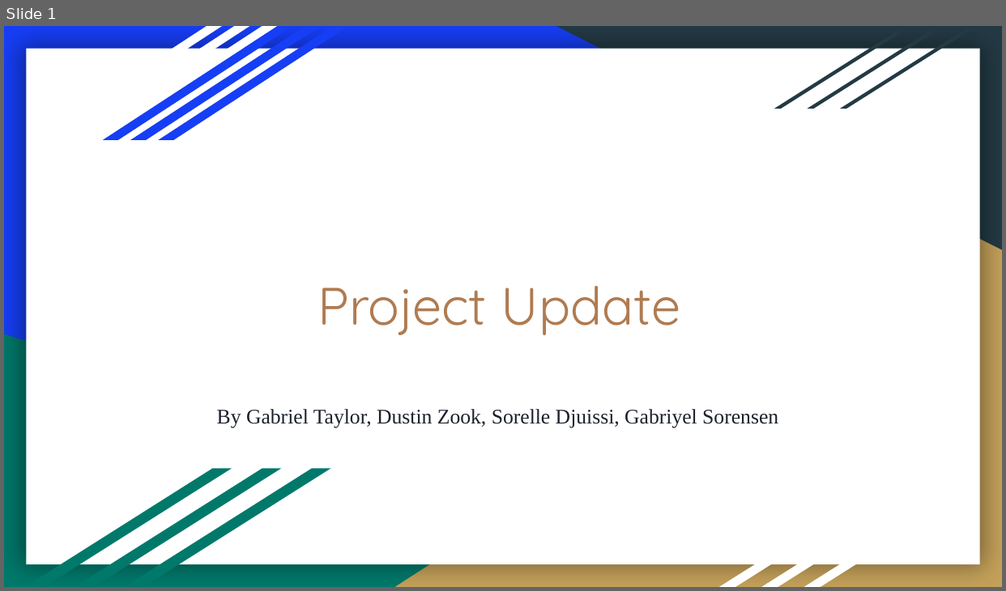
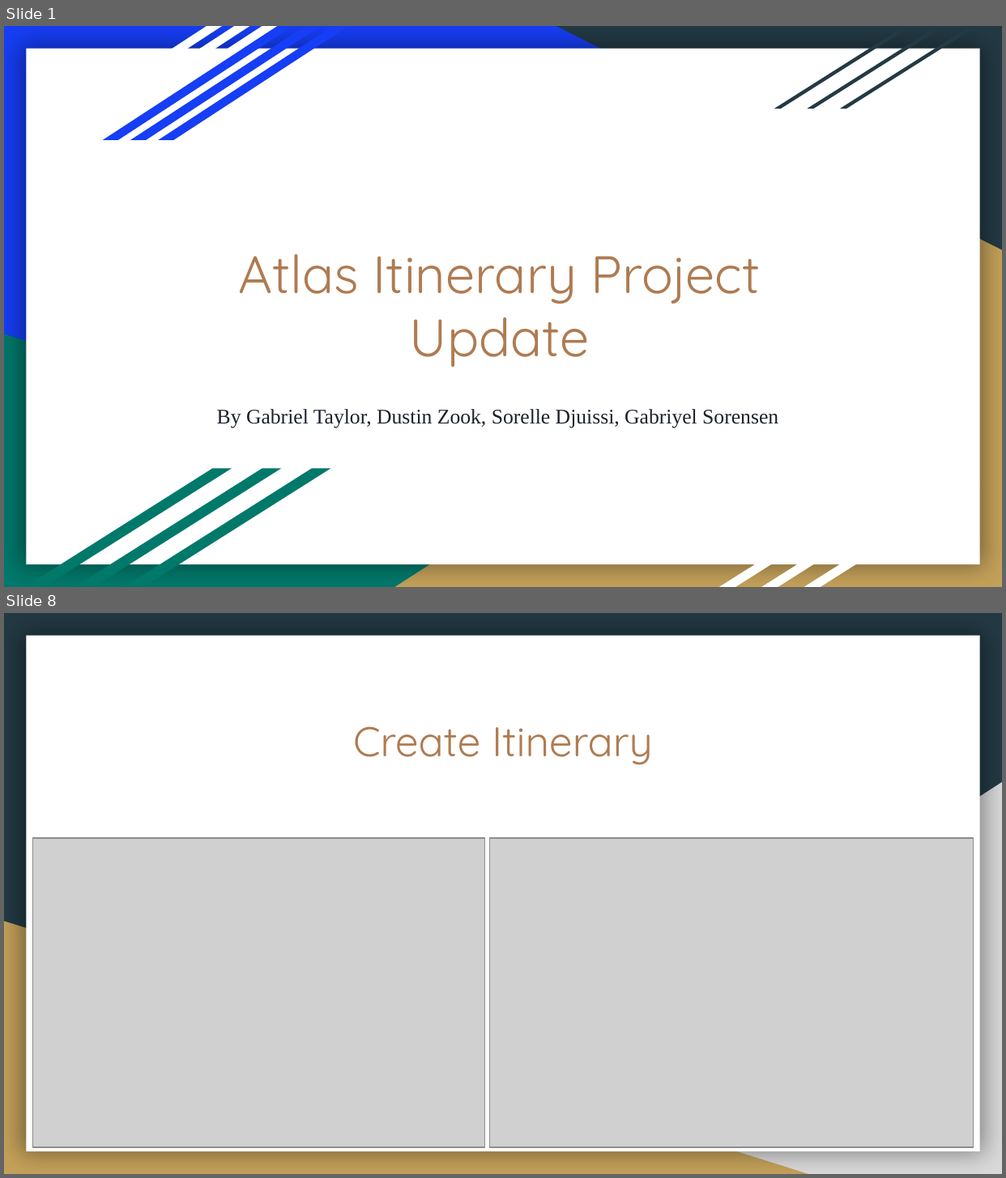
Before and after one commit to DustinWZook/Atlas-Itinerary, a slide deck: Documents/Progress Update/Project Update.pptx. Shown one above the other, each under a label of ours: slide 1 before the commit, slides 1 and 8 after it; the slides between them are not shown. The pictures are 1006x591 and 1006x1178 pixels, drawn with LibreOffice and Linux fonts; fonts in the diff are those of the drawing; grey boxes stand for pictures. Boxes give left, top, right and bottom in pixels: in the first picture for what was removed or moved away, otherwise in the second. Text is boxed around its words. In the diff, an @@ line names an element or a change of style, - is before the commit and + after.

```diff
--- a/Documents/Progress Update/Project Update.pptx
+++ b/Documents/Progress Update/Project Update.pptx
@@ slide 8 added at (4,613,1002,1174), background #233A44; not listed: 1 template element that a slide beside it also shows @@
@@ title added at (353,726,652,765), 30 pt, text #AF7B51 @@
+Create Itinerary
@@ right triangle added at (395,782,1002,1174), fill #D9D9D9 @@
@@ picture added at (33,838,485,1148) @@
@@ picture added at (490,838,974,1148) @@
@@ right triangle added at (4,922,808,1174), fill #C4A15A @@
@@ slide 1 changed as well @@
@@ title at (239,254,760,367): text changed @@
-Project Update
+Atlas Itinerary Project Update
```
Also in this commit, not shown: 1 other slide changed, 16 other slides added, 8 slides removed, 1 other file.
